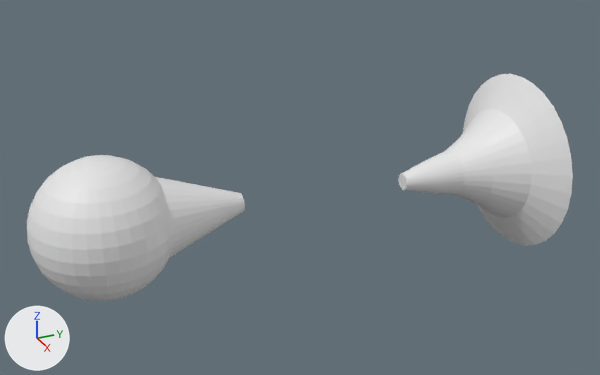
The glTF model models/horn.glb as it was, and as the next commit left it.
Before and after are seen from a camera (50 mm lens) standing at (16.45, -10.46, 12.67) and looking at (0.4, -3.23, 4.65). Lighting does not change. The marker at lower left points along +X, +Y and +Z. Where no turn or scale is listed for an object, it has been applied to the vertices.
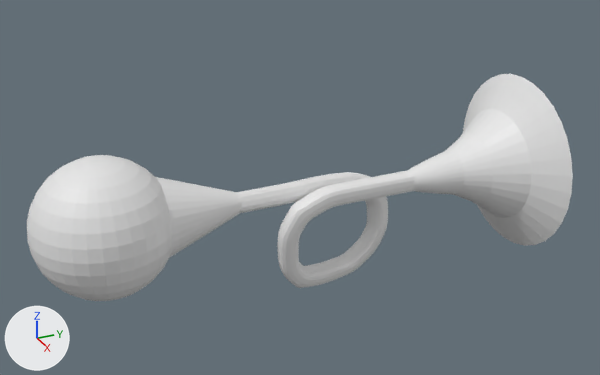
The newer file is also turned or shifted as a whole; pictures and numbers use the older file's frame.

Boxes [x1, y1, x2, y2] around the edits, measured in the pictures (600 x 375 px):
'Plane', now drawn: after [237, 171, 417, 288]

Edits to the bpy script that builds the scene:
```text
Add me_mesh:
    me_mesh.from_pydata(...)  # 1552 vertices, 3100 faces; spans x -0.26..0.83, y -6.16..1.82, z 1.76..4.65
Change ob_plane:
    ob_plane: bpy.data.objects.new('Plane', None) -> bpy.data.objects.new('Plane', me_mesh)
```
